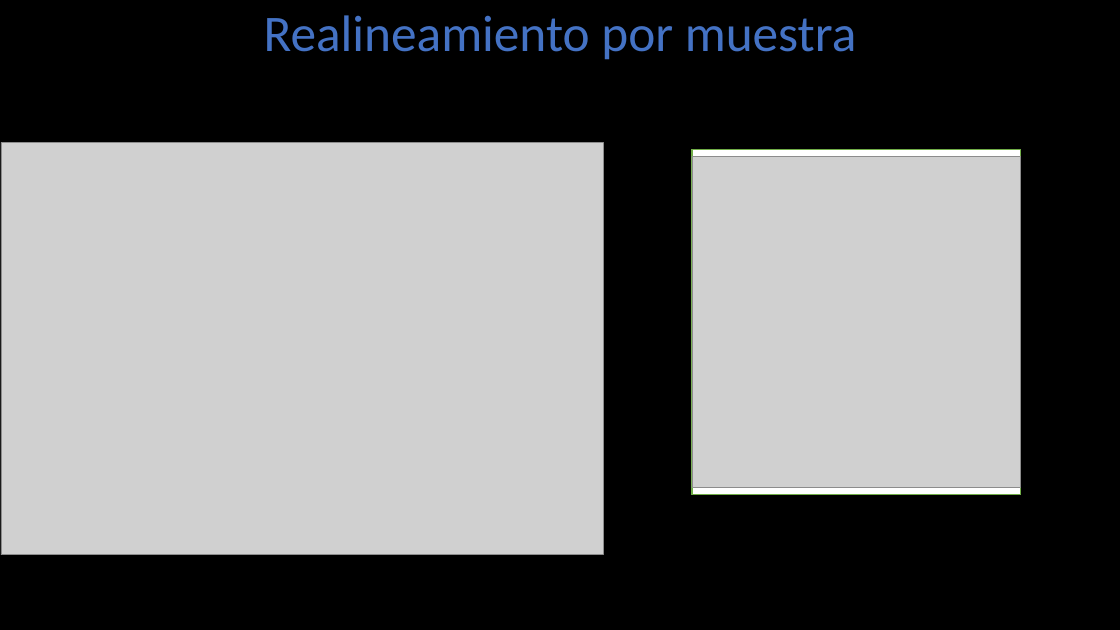
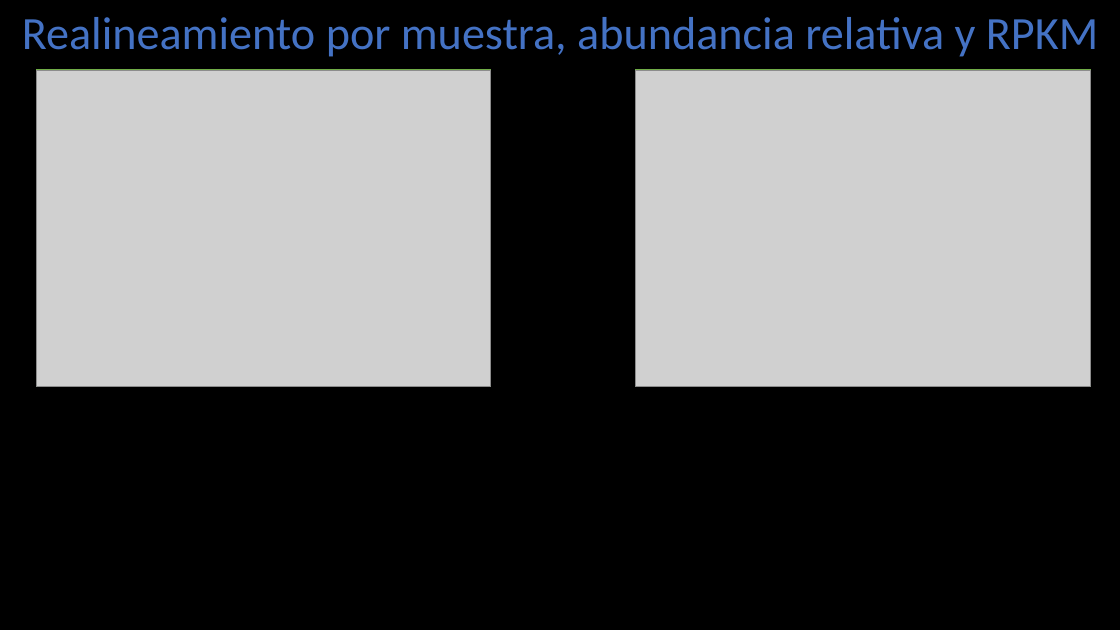
Before and after one commit to LuiguiGallardo/amps_phages, a slide deck: slide 7 of 04_presentations/phages_amps_13062022.pptx (slide 6 before the commit). Drawn at 1120x630 pixels with LibreOffice and Linux fonts; fonts in the diff are those of the drawing; grey boxes stand for pictures. Boxes give left, top, right and bottom in pixels: in the first picture for what was removed or moved away, otherwise in the second. Text is boxed around its words. In the diff, an @@ line names an element or a change of style, - is before the commit and + after.

```diff
--- a/04_presentations/phages_amps_13062022.pptx
+++ b/04_presentations/phages_amps_13062022.pptx
@@ title at (22, 17, 1098, 57): text changed; size 44 to 39.6 pt @@
-Realineamiento por muestra
+Realineamiento por muestra, abundancia relativa y RPKM
@@ rectangle: place and size @@
-rectangle at (5, 143, 602, 536)
+rectangle at (36, 70, 491, 386)
@@ picture added at (36, 70, 491, 386) @@
@@ rectangle: place and size @@
-rectangle at (692, 150, 1022, 495)
+rectangle at (636, 70, 1091, 386)
@@ picture added at (636, 70, 1091, 386) @@
@@ picture removed at (1, 142, 603, 555) @@
@@ picture removed at (692, 156, 1022, 487) @@
```
Also in this commit, not shown: 2 other slides changed, 2 slides added, 40 other files.
